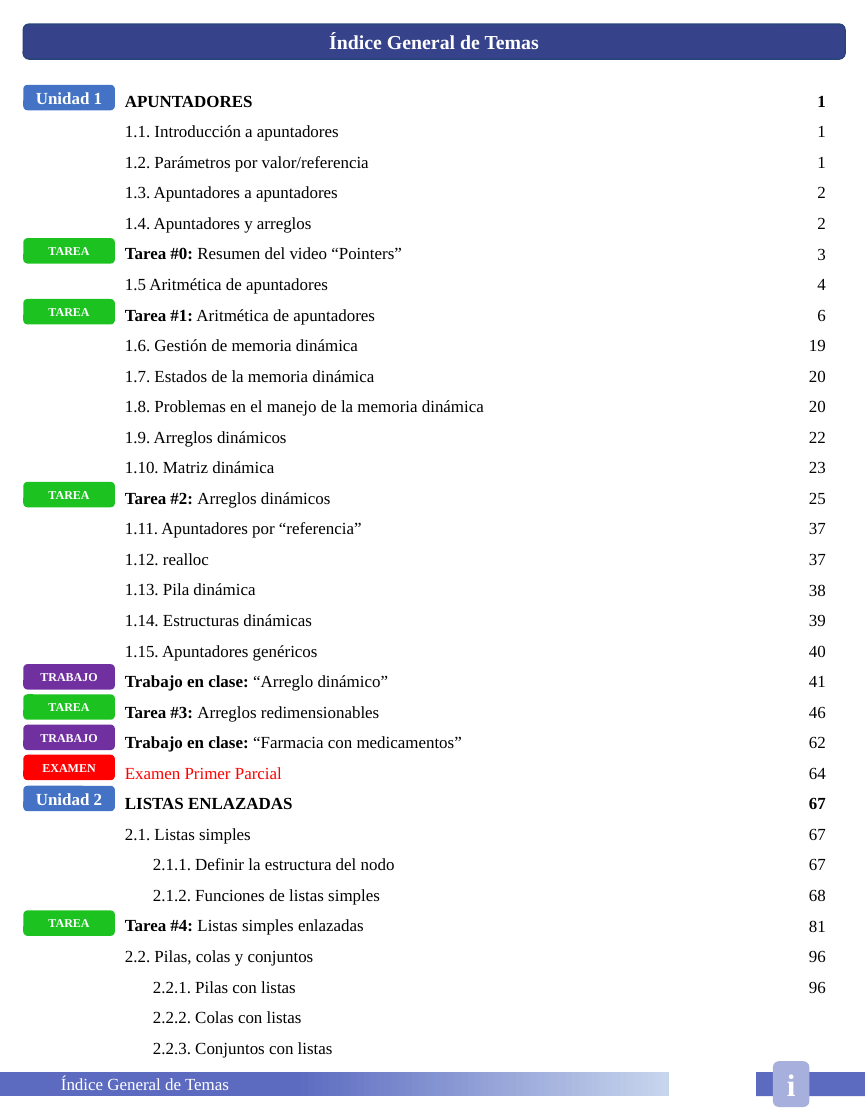
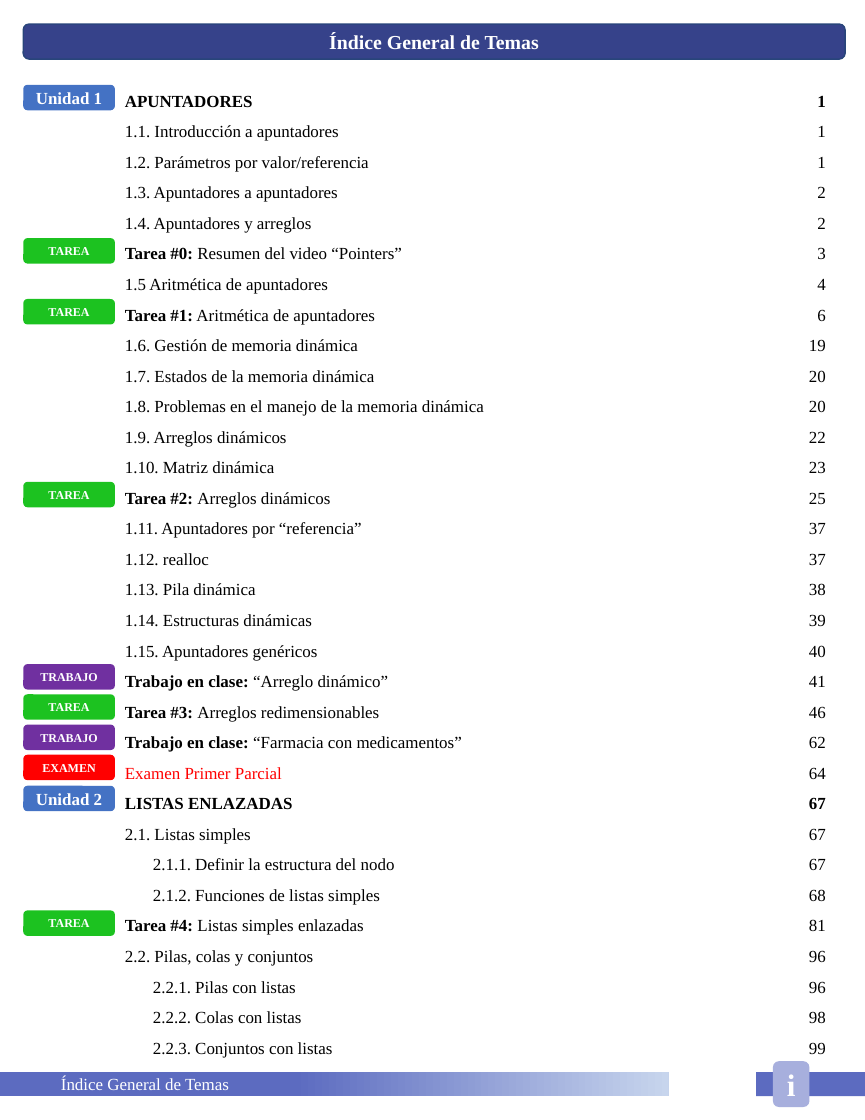
Before and after one commit to HugoEsparzaC/Libreta-Estructuras-II, a slide deck: slide 3 of Libreta Estructuras de Datos II.pptx. Drawn at 865x1120 pixels with LibreOffice and Linux fonts; fonts in the diff are those of the drawing. Boxes give left, top, right and bottom in pixels: in the first picture for what was removed or moved away, otherwise in the second. Text is boxed around its words. In the diff, an @@ line names an element or a change of style, - is before the commit and + after.

```diff
--- a/Libreta Estructuras de Datos II.pptx
+++ b/Libreta Estructuras de Datos II.pptx
@@ text at (x1=809, y1=1011, x2=826, y2=1054): paragraphs added @@
+98
+99
```
Also in this commit, not shown: 5 other slides changed, 5 slides added, 2 slides removed, 1 other file.
